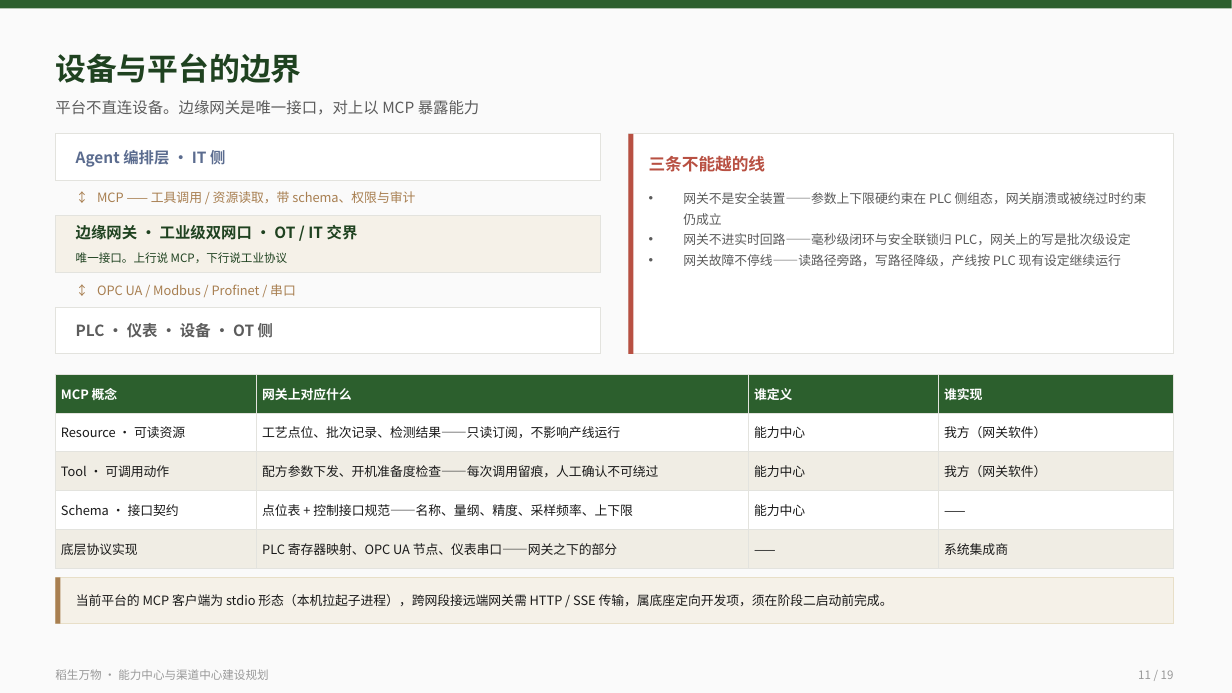
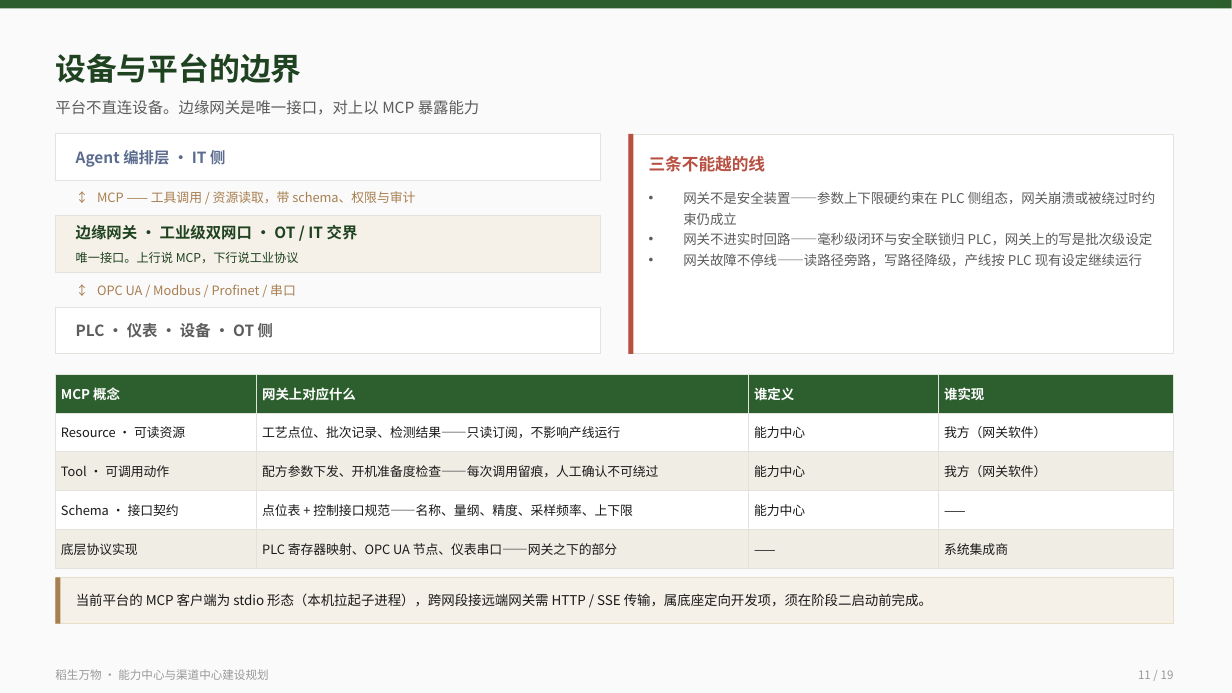
Before and after one commit to jinichen/catfish, a slide deck: slide 11 of projects/daosheng/docs/daosheng-nlzx-v2-3nodes.pptx. Drawn at 1232x693 pixels with LibreOffice and Linux fonts; fonts in the diff are those of the drawing. Boxes give left, top, right and bottom in pixels: in the first picture for what was removed or moved away, otherwise in the second. Text is boxed around its words. In the diff, an @@ line names an element or a change of style, - is before the commit and + after.

```diff
--- a/projects/daosheng/docs/daosheng-nlzx-v2-3nodes.pptx
+++ b/projects/daosheng/docs/daosheng-nlzx-v2-3nodes.pptx
@@ text "网关不是安全装置——参数上下限硬约束在 PLC 侧组态，网关崩溃或被绕过时约束仍成立" at bbox=[683, 191, 1156, 266]: size 10 to 10.5 pt @@
@@ text "唯一接口。上行说 MCP，下行说工业协议" at bbox=[76, 251, 299, 263]: size 9 to 9.5 pt @@
@@ table at bbox=[55, 374, 1174, 559] @@
@@ size 10 to 10.5 pt in "MCP 概念", "网关上对应什么", "谁定义", "谁实现" @@
@@ text "当前平台的 MCP 客户端为 stdio 形态（本机拉起子进程），跨网段接远端网关需 ..." at bbox=[76, 593, 932, 606]: size 10 to 10.5 pt @@
```
Also in this commit, not shown: 18 other slides changed, 1 other file.
